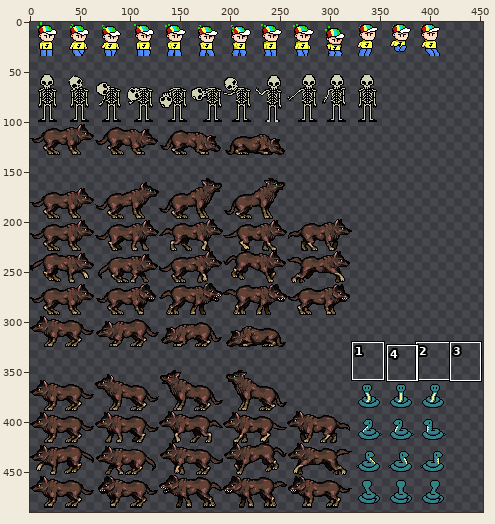
Edited in one commit: sprite sheet (src/resources/gameSprites.png). Above, an overview of the earlier version with the close-up marked.
Close-up. Before the edit:
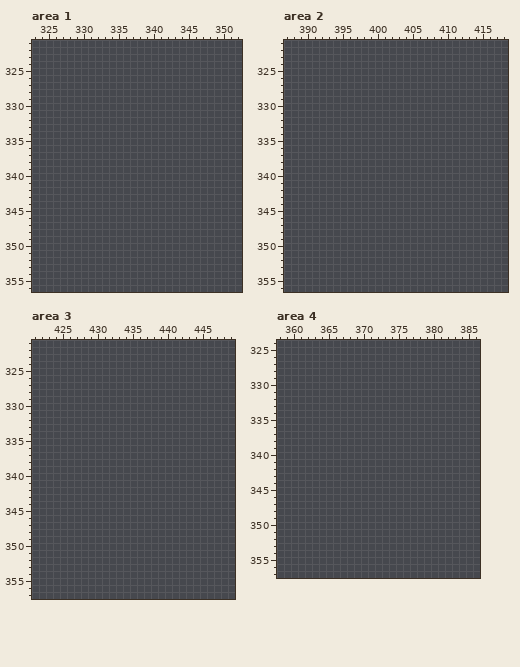
The file is 512x512 pixels. Pixels under 10% opacity are left out. Colours within 5 levels of each other are drawn and written as one. Shown: area 1: x 323..352, y 321..356; area 2: x 387..418, y 321..356; area 3: x 421..449, y 321..357; area 4: x 358..386, y 324..357. The wide view leaves out empty margins.
New version:
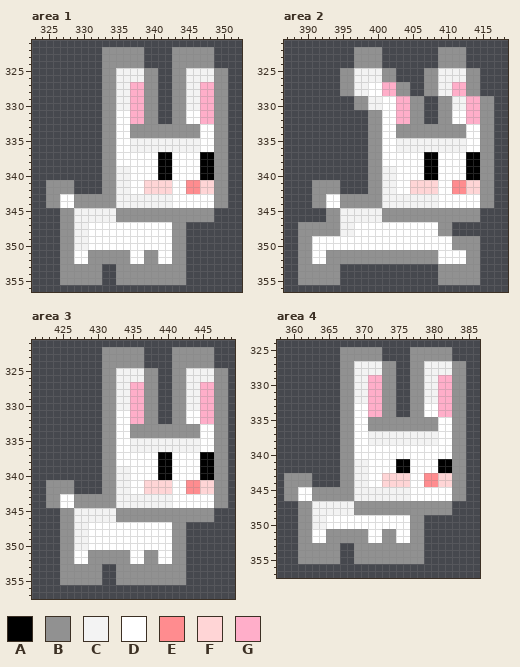
Palette (. is transparent): A #000000  B #919191  C #f3f3f3  D #ffffff  E #ff8c8f  F #ffd5d6  G #ffaec9
What changed:
Changed rows in their new state; - is an unchanged pixel.
Area 1:
first column x 325:
322 --------BBBBBB----BBBBBB--
323 --------BBBBBB----BBBBBB--
324 --------BBBBBB----BBBBBB--
325 --------BBCCCCBB--BBCCCCBB
326 --------BBCCCCBB--BBCCCCBB
327 --------BBCCGGBB--BBCCGGBB
328 --------BBCCGGBB--BBCCGGBB
329 --------BBCCGGBB--BBCCGGBB
330 --------BBCCGGBB--BBCCGGBB
331 --------BBDDGGBB--BBDDGGBB
332 --------BBDDGGBB--BBDDGGBB
333 --------BBDDBBBBBBBBBBDDBB
334 --------BBDDBBBBBBBBBBDDBB
335 --------BBDDCCCCCCCCCCDDBB
336 --------BBDDCCCCCCCCCCDDBB
337 --------BBDDDDDDAADDDDAABB
338 --------BBDDDDDDAADDDDAABB
339 --------BBCCDDDDAADDDDAABB
340 --------BBCCDDDDAADDDDAABB
341 BBBB----BBCCDDFFFFDDEEFFBB
342 BBBB----BBCCDDFFFFDDEEFFBB
343 BBDDBBBBBBCCCCCCCCDDDDDDBB
344 BBDDBBBBBBCCCCCCCCDDDDDDBB
345 --BBCCCCCCBBBBBBBBBBBBBB--
346 --BBCCCCCCBBBBBBBBBBBBBB--
347 --BBCCDDDDDDDDDDDDBB------
348 --BBCCDDDDDDDDDDDDBB------
349 --BBCCDDDDDDDDDDDDBB------
350 --BBCCDDDDDDDDDDDDBB------
351 --BBDDBBBBBBDDBBDDBB------
352 --BBDDBBBBBBDDBBDDBB------
353 --BBBBBB--BBBBBBBBBB------
354 --BBBBBB--BBBBBBBBBB------
355 --BBBBBB--BBBBBBBBBB------
Area 2:
first column x 389:
322 --------BBBB--------BBBB----
323 --------BBBB--------BBBB----
324 --------BBBB--------BBBB----
325 ------BBCCCCBB----BBCCCCBB--
326 ------BBCCCCBB----BBCCCCBB--
327 ------BBCCDDGGBB--BBCCGGBB--
328 ------BBCCDDGGBB--BBCCGGBB--
329 --------BBCCDDGGBB--BBCCGGBB
330 --------BBCCDDGGBB--BBCCGGBB
331 ----------BBDDGGBB--BBDDGGBB
332 ----------BBDDGGBB--BBDDGGBB
333 ----------BBDDBBBBBBBBBBDDBB
334 ----------BBDDBBBBBBBBBBDDBB
335 ----------BBDDCCCCCCCCCCDDBB
336 ----------BBDDCCCCCCCCCCDDBB
337 ----------BBDDDDDDAADDDDAABB
338 ----------BBDDDDDDAADDDDAABB
339 ----------BBCCDDDDAADDDDAABB
340 ----------BBCCDDDDAADDDDAABB
341 --BBBB----BBCCDDFFFFDDEEFFBB
342 --BBBB----BBCCDDFFFFDDEEFFBB
343 --BBDDBBBBBBCCCCCCCCDDDDDDBB
344 --BBDDBBBBBBCCCCCCCCDDDDDDBB
345 ----BBCCCCCCBBBBBBBBBBBBBB--
346 ----BBCCCCCCBBBBBBBBBBBBBB--
347 BBBBBBCCDDDDDDDDDDDDBB------
348 BBBBBBCCDDDDDDDDDDDDBB------
349 BBDDDDDDDDDDDDDDDDDDDDBBBB--
350 BBDDDDDDDDDDDDDDDDDDDDBBBB--
351 BBDDBBBBBBBBBBBBBBBBDDDDBB--
352 BBDDBBBBBBBBBBBBBBBBDDDDBB--
353 BBBBBB--------------BBBBBB--
354 BBBBBB--------------BBBBBB--
355 BBBBBB--------------BBBBBB--
Area 3:
first column x 423:
322 --------BBBBBB----BBBBBB--
323 --------BBBBBB----BBBBBB--
324 --------BBBBBB----BBBBBB--
325 --------BBCCCCBB--BBCCCCBB
326 --------BBCCCCBB--BBCCCCBB
327 --------BBCCGGBB--BBCCGGBB
328 --------BBCCGGBB--BBCCGGBB
329 --------BBCCGGBB--BBCCGGBB
330 --------BBCCGGBB--BBCCGGBB
331 --------BBDDGGBB--BBDDGGBB
332 --------BBDDGGBB--BBDDGGBB
333 --------BBDDBBBBBBBBBBDDBB
334 --------BBDDBBBBBBBBBBDDBB
335 --------BBDDCCCCCCCCCCDDBB
336 --------BBDDCCCCCCCCCCDDBB
337 --------BBDDDDDDAADDDDAABB
338 --------BBDDDDDDAADDDDAABB
339 --------BBCCDDDDAADDDDAABB
340 --------BBCCDDDDAADDDDAABB
341 BBBB----BBCCDDFFFFDDEEFFBB
342 BBBB----BBCCDDFFFFDDEEFFBB
343 BBDDBBBBBBCCCCCCCCDDDDDDBB
344 BBDDBBBBBBCCCCCCCCDDDDDDBB
345 --BBCCCCCCBBBBBBBBBBBBBB--
346 --BBCCCCCCBBBBBBBBBBBBBB--
347 --BBCCDDDDDDDDDDDDBB------
348 --BBCCDDDDDDDDDDDDBB------
349 --BBCCDDDDDDDDDDDDBB------
350 --BBCCDDDDDDDDDDDDBB------
351 --BBDDBBBBBBDDBBDDBB------
352 --BBDDBBBBBBDDBBDDBB------
353 --BBBBBB--BBBBBBBBBB------
354 --BBBBBB--BBBBBBBBBB------
355 --BBBBBB--BBBBBBBBBB------
Area 4:
first column x 359:
325 --------BBBBBB----BBBBBB--
326 --------BBBBBB----BBBBBB--
327 --------BBCCCCBB--BBCCCCBB
328 --------BBCCCCBB--BBCCCCBB
329 --------BBCCGGBB--BBCCGGBB
330 --------BBCCGGBB--BBCCGGBB
331 --------BBCCGGBB--BBCCGGBB
332 --------BBCCGGBB--BBCCGGBB
333 --------BBDDGGBB--BBDDGGBB
334 --------BBDDGGBB--BBDDGGBB
335 --------BBDDBBBBBBBBBBDDBB
336 --------BBDDBBBBBBBBBBDDBB
337 --------BBDDCCCCCCCCCCDDBB
338 --------BBDDCCCCCCCCCCDDBB
339 --------BBDDDDDDDDDDDDDDBB
340 --------BBDDDDDDDDDDDDDDBB
341 --------BBCCDDDDAADDDDAABB
342 --------BBCCDDDDAADDDDAABB
343 BBBB----BBCCDDFFFFDDEEFFBB
344 BBBB----BBCCDDFFFFDDEEFFBB
345 BBDDBBBBBBCCCCCCCCDDDDDDBB
346 BBDDBBBBBBCCCCCCCCDDDDDDBB
347 --BBCCCCCCBBBBBBBBBBBBBB--
348 --BBCCCCCCBBBBBBBBBBBBBB--
349 --BBCCDDDDDDDDDDDDBB------
350 --BBCCDDDDDDDDDDDDBB------
351 --BBDDBBBBBBDDBBDDBB------
352 --BBDDBBBBBBDDBBDDBB------
353 --BBBBBB--BBBBBBBBBB------
354 --BBBBBB--BBBBBBBBBB------
355 --BBBBBB--BBBBBBBBBB------
Where, in picture pixels (left, top, right, bottom), the same in both close-ups:
added: (46, 47, 228, 285)
added: (298, 47, 494, 285)
added: (46, 347, 228, 585)
added: (284, 347, 466, 564)
